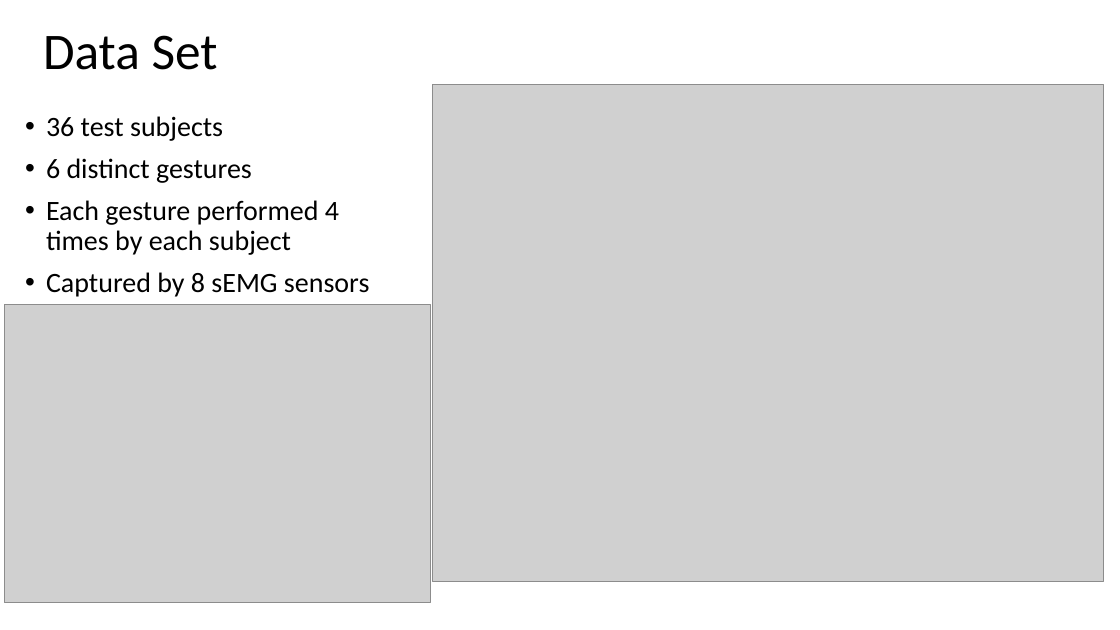
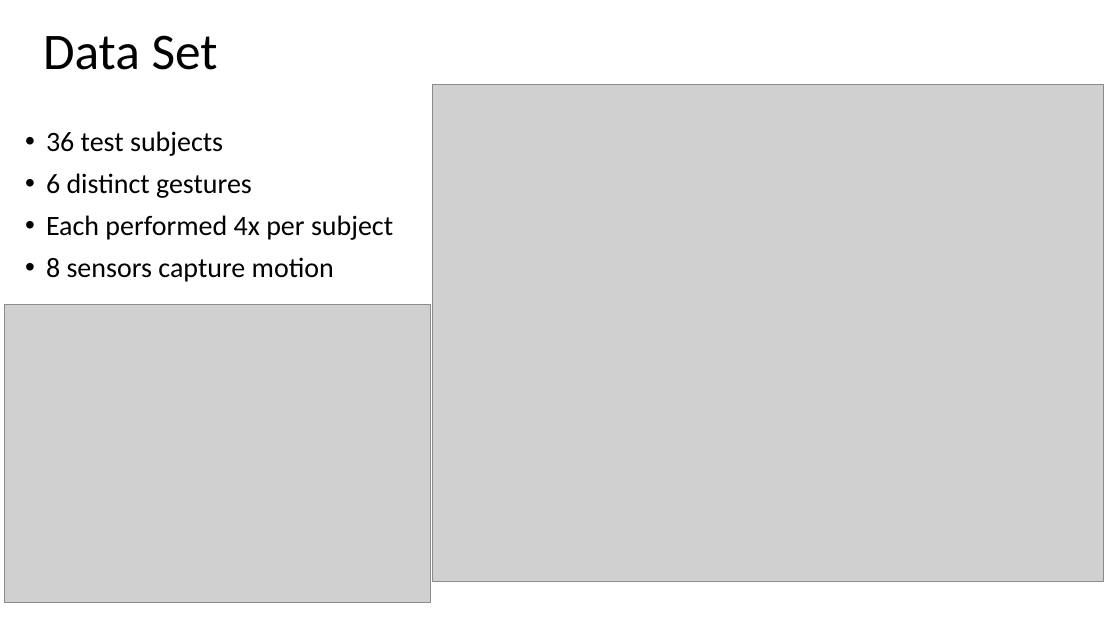
Before and after one commit to samvoisin/TDAforGesturePredictionsEMG, a slide deck: slide 7 of midway_progress/midway_pres.pptx. Drawn at 1120x630 pixels with LibreOffice and Linux fonts; fonts in the diff are those of the drawing; grey boxes stand for pictures. Boxes give left, top, right and bottom in pixels: in the first picture for what was removed or moved away, otherwise in the second. Text is boxed around its words. In the diff, an @@ line names an element or a change of style, - is before the commit and + after.

```diff
--- a/midway_progress/midway_pres.pptx
+++ b/midway_progress/midway_pres.pptx
@@ text at (x1=46, y1=215, x2=393, y2=282): text changed @@
-• Each gesture performed 4 times by each subject
-• Captured by 8 sEMG sensors
+• Each performed 4x per subject
+• 8 sensors capture motion
```
Also in this commit, not shown: 5 other slides changed, 2 slides removed, 10 other files.
